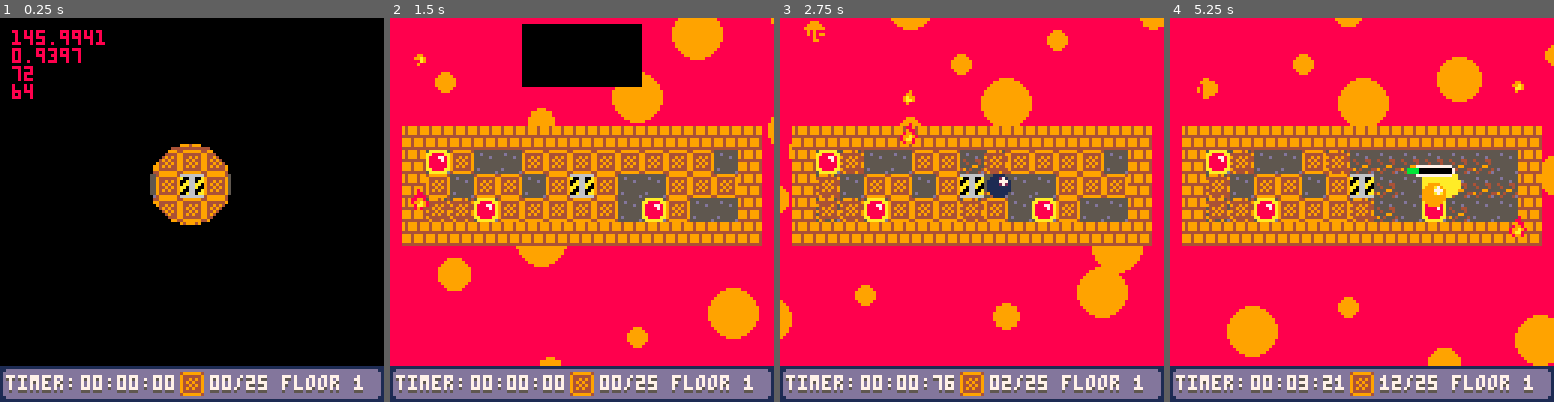
Above: before the commit, frames 1-4 (left to right).
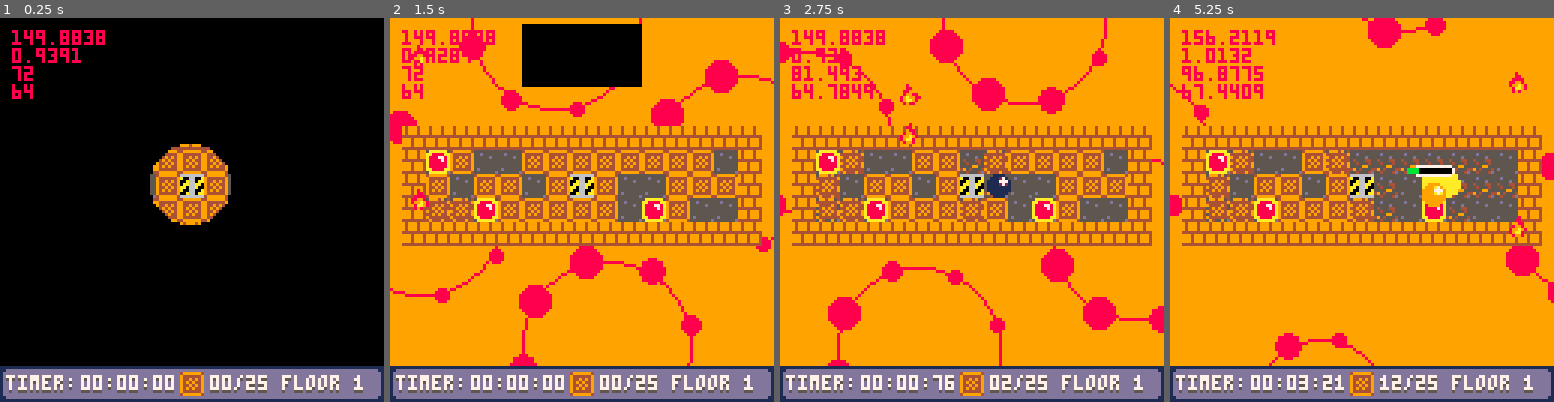
Above: after the commit, the same moments.

Repository: SHKBRD/P8CrateBall
Game: PICO-8 cartridge balltest24.p8
Same seed, same stepped clock (60 frames per second), same inputs: the game is played once before the commit and once after it.
Inputs:
- Up to frame 1 (0.25 s): no input
- Up to frame 2 (1.5 s): tap X (X key) at 0.33, 1.07 s; tap O (Z key) at 0.7 s
- Up to frame 3 (2.75 s): hold Right 1.6-2.1 s; tap O (Z key) at 1.7, 2.1, 2.5 s; tap X (X key) at 1.85 s; hold Up 2.15-2.42 s; hold Right from 2.47 s (still down)
- Up to frame 4 (5.25 s): tap O (Z key) every 0.4 s from 2.9 to 4.9 s; tap X (X key) at 2.97, 4.08, 5.2 s; release Right at 3.03 s; hold Left 3.08-3.58 s; hold Down 3.63-3.97 s; hold Right 4.02-4.68 s; hold Up 4.73-5.03 s; hold Left from 5.08 s (still down)

The runs differ from the first frame. In frame 1, 0.2% of the frame differs, in the area x 9-28%, y 3-12%; in frame 2, 44%; in frame 3, 51%; in frame 4, 51%, in the area x 0-100%, y 0-91%.

Commit message:
add 3rd bg, add bg pool

Diff:
--- a/balltest24.p8
+++ b/balltest24.p8
@@ -92,16 +92,18 @@
 	init_actors(floor)
 
 	--background
-	bg_types=2
-
-	if bg_type==nil then
-		bg_type=flr(rnd(bg_types))
-	else
-		local last_type=bg_type
-		while bg_type==last_type do
-			bg_type=flr(rnd(bg_types))
-		end
-		//stop()
+	bg_types=3
+
+	if (bg_type != nil) pastbg=bg_type
+	choose_bg_type()
+	if pastbg != nil then
+		//hAS TO END UP BEING A NEW
+		//TYPE, SINCE THE OLD TYPE
+		//WILL BE REMOVED FROM THE
+		//POOL
+		if pastbg==bg_type then
+			choose_bg_type()
+		end
 	end
 
 
@@ -109,6 +111,22 @@
 	bgpalpick=1+flr(rnd(2))
 	bgp1=bgpal[bgpalpick]
 	bgp2=bgpal[2-bgpalpick+1]
+end
+
+function reset_bg_list()
+	availablebg={}
+	for i=0,bg_types-1 do
+		add(availablebg, i)
+	end
+end
+
+function choose_bg_type()
+	if availablebg==nil or #availablebg==0 then
+		reset_bg_list()
+	end
+	local typeind=flr(rnd(#availablebg))+1
+	bg_type=availablebg[typeind]
+	deli(availablebg, typeind)
 end
 
 function draw_base_map()
@@ -428,6 +446,32 @@
 	end
 end
 
+function draw_bg_vort()
+	cls(bgp2)
+	local toff=frameoff/8
+	toff-=(sin(toff/8)/2)
+	for i=0.25,1,0.25 do
+		//76,68
+		local bx=cos(i+toff)*(sin(toff)/2+1)*50+76
+		local by=sin(i+toff)*(sin(toff)/2+1)*50+68
+		local size=22+abs(cos(toff))*10*(1/(sin(toff)+1.3))
+
+		--circfill(bx, by, size+6, bgp1)
+		--circfill(bx, by, size-6, bgp2)
+
+		circ(bx, by, size, bgp1)
+
+		local subcircs=8
+		for subcir=1,subcircs do
+			local subx=bx+size*cos(subcir/subcircs+toff*1.5)
+			local suby=by+size*sin(subcir/subcircs+toff*1.5)
+			local subsize=4+2*(sin(toff*8+(subcir/subcircs)))
+			circfill(subx, suby, subsize, bgp1)
+		end
+
+	end
+end
+
 function draw_bg()
 	if (frameoff == nil) frameoff = 0
 	frameoff += 2/60
@@ -436,6 +480,8 @@
 		draw_bg_hole()
 	elseif bg_type == 1 then
 		draw_bg_polka()
+	elseif bg_type == 2 then
+		draw_bg_vort()
 	end
 
 end
